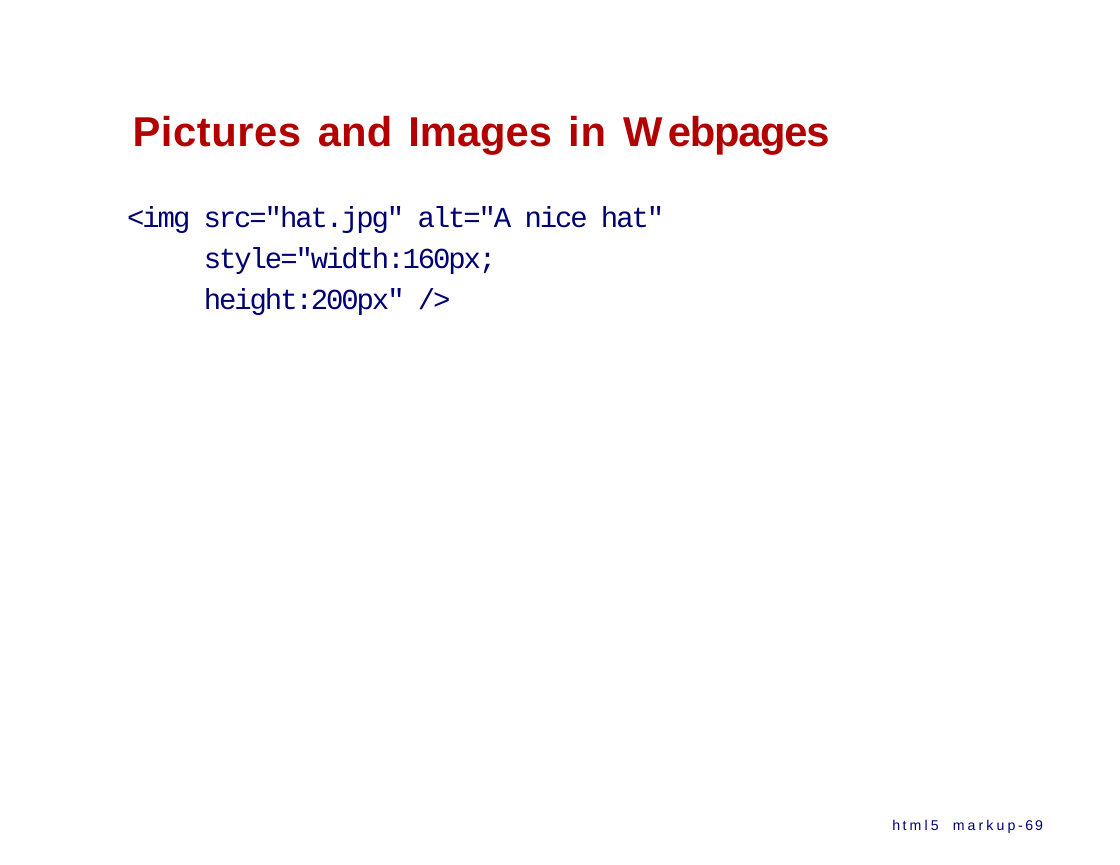
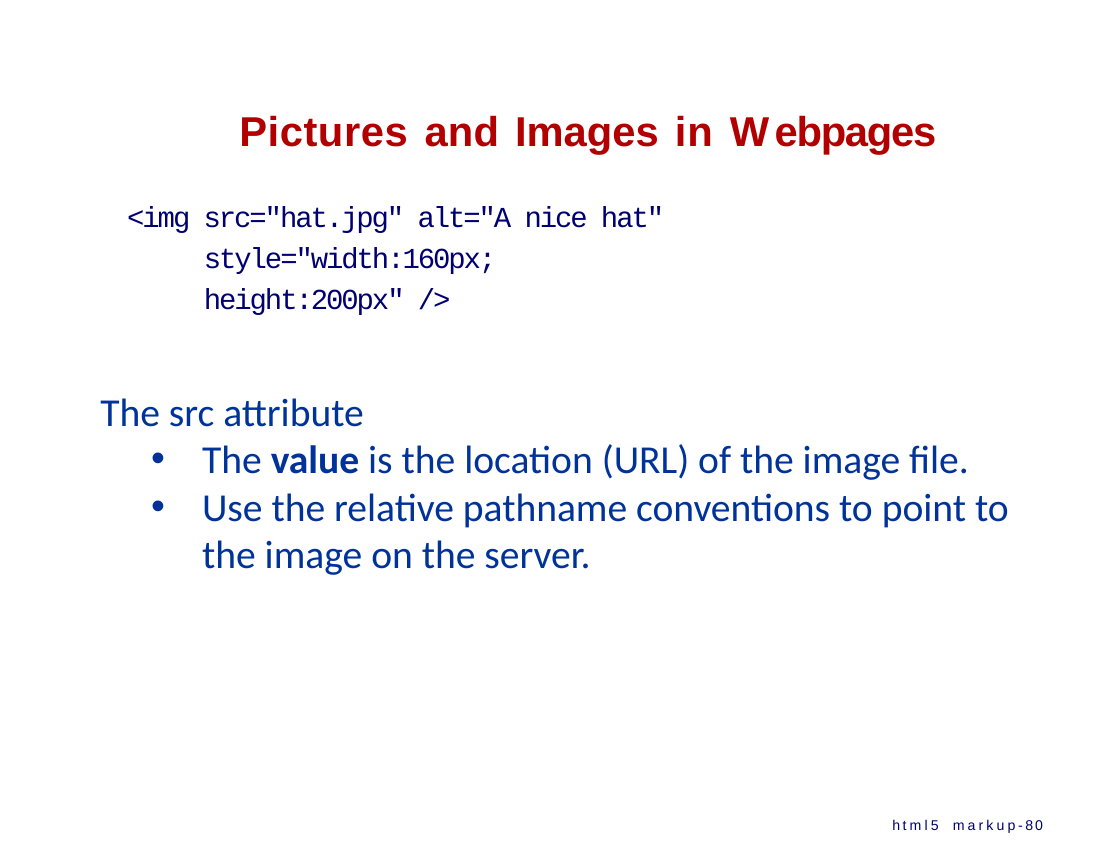
Before and after one commit to ppawar/ppawar.github.io, a slide deck: slide 80 of Spring2020/CSE102-S20/lectures/CSE102_S20_HTML.pptx (slide 69 before the commit). Drawn at 1120x865 pixels with LibreOffice and Linux fonts; fonts in the diff are those of the drawing. Boxes give left, top, right and bottom in pixels: in the first picture for what was removed or moved away, otherwise in the second. Text is boxed around its words. In the diff, an @@ line names an element or a change of style, - is before the commit and + after.

```diff
--- a/Spring2020/CSE102-S20/lectures/CSE102_S20_HTML.pptx
+++ b/Spring2020/CSE102-S20/lectures/CSE102_S20_HTML.pptx
@@ title "Pictures and Images in Webpages" at (239, 115, 713, 155): alignment left to centre @@
@@ text added at (100, 398, 1009, 575), 28 pt, text #003399 @@
+The src attribute
+  • The value is the location (URL) of the image file.
+  • Use the relative pathname conventions to point to the image on the server.
@@ text at (892, 819, 1043, 830): text changed @@
-html5 markup-69
+html5 markup-80
```
Also in this commit, not shown: 2 other slides changed, 20 slides added, 1 slide removed, 6 other files.
